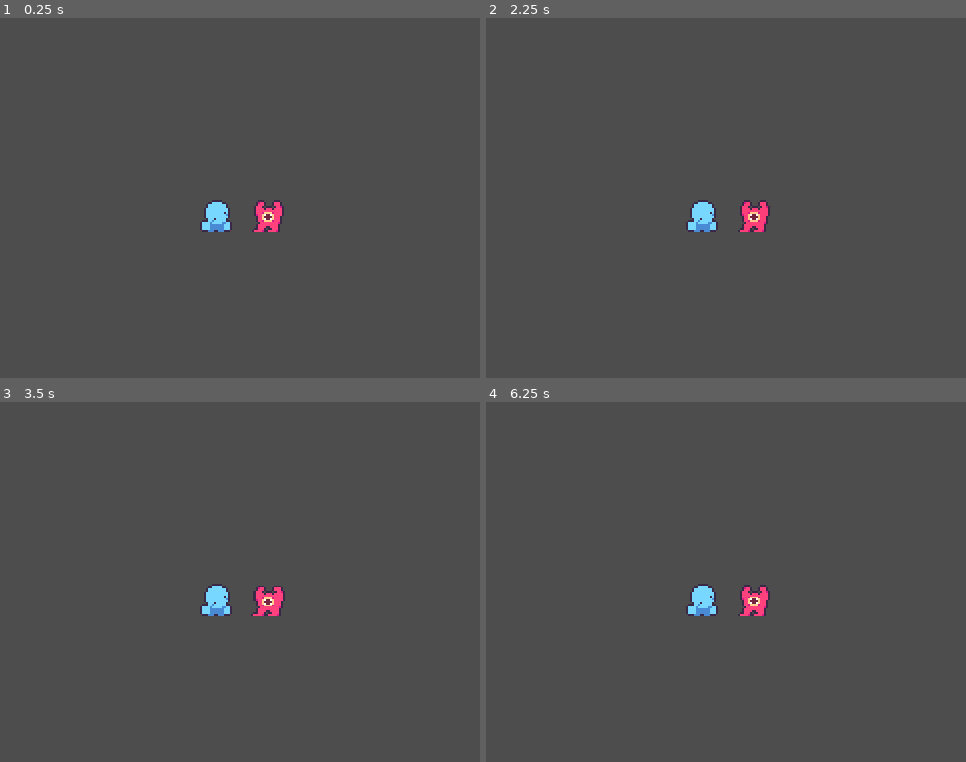
Above: before the commit, frames 1-4 (two rows, left to right).
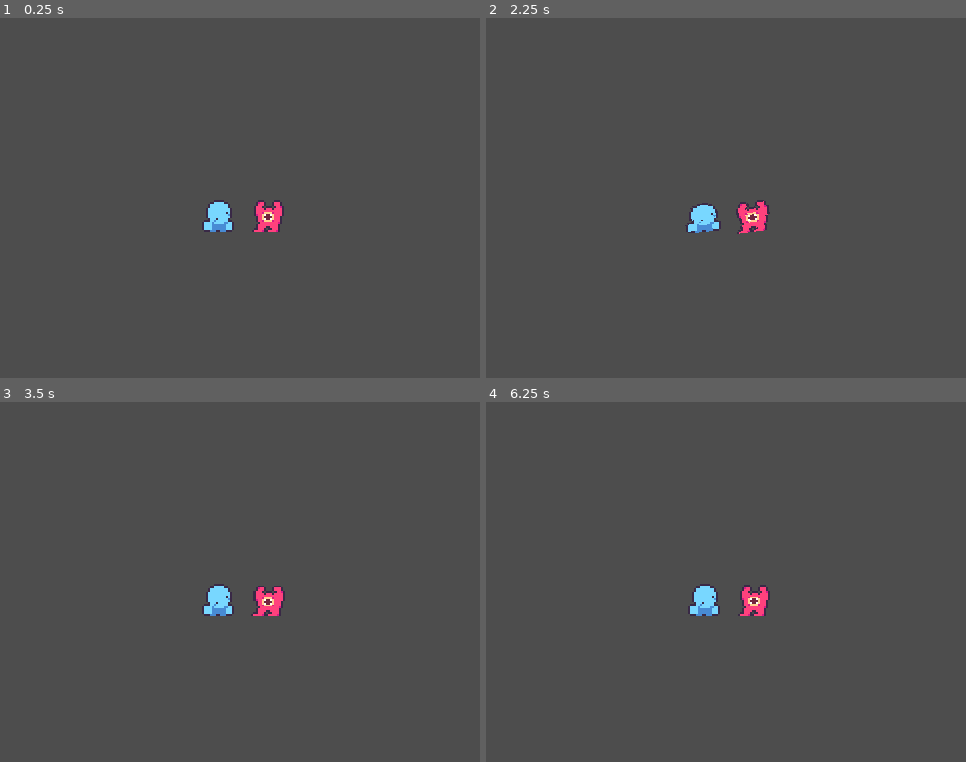
Above: after the commit, the same moments.

Repository: CrazyDany/Zalooping
Game: Godot game, scene res://scenes/DevScene.tscn
The game is run twice, just before and just after one commit, with the same random seed, the same clock (stepped at 60 frames per second) and the same inputs.
Inputs:
- Up to frame 1 (0.25 s): no input
- Up to frame 2 (2.25 s): tap Enter at 0.5 s; tap Space at 2 s
- Up to frame 3 (3.5 s): tap Enter at 2.75 s
- Up to frame 4 (6.25 s): tap Space at 3.5, 5.75 s; tap Enter at 5 s

The runs differ from the first frame. In frame 1, 0.2% of the frame differs, in the area x 41-49%, y 50-60%; in frame 2, 0.5%, in the area x 41-60%, y 50-60%; in frame 3, 0.2%; in frame 4, 0.2%.

Commit message:
Sprite Commit
Added 15 blocks sprites
Improved animations of player and enemy

Diff:
--- a/scenes/DevScene.tscn
+++ b/scenes/DevScene.tscn
@@ -29,21 +29,6 @@
 [sub_resource type="RectangleShape2D" id="RectangleShape2D_wh54w"]
 size = Vector2(11, 7)
 
-[sub_resource type="Animation" id="Animation_3n5q5"]
-resource_name = "idle"
-tracks/0/type = "value"
-tracks/0/imported = false
-tracks/0/enabled = true
-tracks/0/path = NodePath("Sprite2D:scale")
-tracks/0/interp = 1
-tracks/0/loop_wrap = true
-tracks/0/keys = {
-"times": PackedFloat32Array(0, 1),
-"transitions": PackedFloat32Array(1, 0.307786),
-"update": 0,
-"values": [Vector2(1.1, 0.9), Vector2(1, 1)]
-}
-
 [sub_resource type="Animation" id="Animation_eju2h"]
 length = 0.001
 tracks/0/type = "value"
@@ -70,6 +55,18 @@
 "update": 0,
 "values": [0.0]
 }
+tracks/2/type = "value"
+tracks/2/imported = false
+tracks/2/enabled = true
+tracks/2/path = NodePath("Sprite2D:skew")
+tracks/2/interp = 1
+tracks/2/loop_wrap = true
+tracks/2/keys = {
+"times": PackedFloat32Array(0),
+"transitions": PackedFloat32Array(1),
+"update": 0,
+"values": [0.0]
+}
 
 [sub_resource type="Animation" id="Animation_rtbar"]
 resource_name = "attack"
@@ -80,10 +77,10 @@
 tracks/0/interp = 2
 tracks/0/loop_wrap = true
 tracks/0/keys = {
-"times": PackedFloat32Array(0, 0.1),
-"transitions": PackedFloat32Array(1, 1),
-"update": 0,
-"values": [0.560251, 0.0]
+"times": PackedFloat32Array(0, 0.2, 0.533333),
+"transitions": PackedFloat32Array(1, 1, 1),
+"update": 0,
+"values": [0.647908, -0.0458199, 0.0]
 }
 tracks/1/type = "value"
 tracks/1/imported = false
@@ -92,10 +89,37 @@
 tracks/1/interp = 2
 tracks/1/loop_wrap = true
 tracks/1/keys = {
-"times": PackedFloat32Array(0, 0.1),
+"times": PackedFloat32Array(0, 0.196667, 0.366667),
+"transitions": PackedFloat32Array(1, 1, 1),
+"update": 0,
+"values": [Vector2(0.830324, 1.56716), Vector2(1.11827, 0.911904), Vector2(1, 1)]
+}
+tracks/2/type = "value"
+tracks/2/imported = false
+tracks/2/enabled = true
+tracks/2/path = NodePath("Sprite2D:skew")
+tracks/2/interp = 2
+tracks/2/loop_wrap = true
+tracks/2/keys = {
+"times": PackedFloat32Array(0, 0.19734),
 "transitions": PackedFloat32Array(1, 1),
 "update": 0,
-"values": [Vector2(0.9, 1.1), Vector2(1, 1)]
+"values": [0.486947, 0.0]
+}
+
+[sub_resource type="Animation" id="Animation_3n5q5"]
+resource_name = "idle"
+tracks/0/type = "value"
+tracks/0/imported = false
+tracks/0/enabled = true
+tracks/0/path = NodePath("Sprite2D:scale")
+tracks/0/interp = 1
+tracks/0/loop_wrap = true
+tracks/0/keys = {
+"times": PackedFloat32Array(0, 1),
+"transitions": PackedFloat32Array(1, 0.307786),
+"update": 0,
+"values": [Vector2(1.1, 0.9), Vector2(1, 1)]
 }
 
 [sub_resource type="AnimationLibrary" id="AnimationLibrary_rtbar"]
@@ -118,21 +142,6 @@
 [sub_resource type="RectangleShape2D" id="RectangleShape2D_eju2h"]
 size = Vector2(10, 10)
 
-[sub_resource type="Animation" id="Animation_s8o21"]
-resource_name = "idle"
-tracks/0/type = "value"
-tracks/0/imported = false
-tracks/0/enabled = true
-tracks/0/path = NodePath("Sprite2D:scale")
-tracks/0/interp = 1
-tracks/0/loop_wrap = true
-tracks/0/keys = {
-"times": PackedFloat32Array(0, 0.433333, 0.566667, 1),
-"transitions": PackedFloat32Array(1, 1, 1, 1),
-"update": 0,
-"values": [Vector2(1, 1), Vector2(1.05, 0.95), Vector2(1.05, 0.95), Vector2(1, 1)]
-}
-
 [sub_resource type="Animation" id="Animation_20uoo"]
 length = 0.001
 tracks/0/type = "value"
@@ -171,6 +180,18 @@
 "update": 0,
 "values": [0.0]
 }
+tracks/3/type = "value"
+tracks/3/imported = false
+tracks/3/enabled = true
+tracks/3/path = NodePath("Sprite2D:rotation")
+tracks/3/interp = 1
+tracks/3/loop_wrap = true
+tracks/3/keys = {
+"times": PackedFloat32Array(0),
+"transitions": PackedFloat32Array(1),
+"update": 0,
+"values": [0.0]
+}
 
 [sub_resource type="Animation" id="Animation_q2byh"]
 resource_name = "hurt"
@@ -178,25 +199,64 @@
 tracks/0/imported = false
 tracks/0/enabled = true
 tracks/0/path = NodePath("Sprite2D:self_modulate")
-tracks/0/interp = 1
-tracks/0/loop_wrap = true
-tracks/0/keys = {
-"times": PackedFloat32Array(0, 0.05, 0.25),
-"transitions": PackedFloat32Array(1, 1, 1),
-"update": 0,
-"values": [Color(1, 1, 1, 1), Color(0.955922, 0.425058, 0.50203, 1), Color(1, 1, 1, 1)]
+tracks/0/interp = 2
+tracks/0/loop_wrap = true
+tracks/0/keys = {
+"times": PackedFloat32Array(0, 0.25),
+"transitions": PackedFloat32Array(1, 1),
+"update": 0,
+"values": [Color(0.955922, 0.425058, 0.50203, 1), Color(1, 1, 1, 1)]
 }
 tracks/1/type = "value"
 tracks/1/imported = false
 tracks/1/enabled = true
 tracks/1/path = NodePath("Sprite2D:skew")
-tracks/1/interp = 1
+tracks/1/interp = 2
 tracks/1/loop_wrap = true
 tracks/1/keys = {
-"times": PackedFloat32Array(0, 0.05, 0.125),
+"times": PackedFloat32Array(0, 0.233333),
+"transitions": PackedFloat32Array(1, 1),
+"update": 0,
+"values": [0.102974, 0.0]
+}
+tracks/2/type = "value"
+tracks/2/imported = false
+tracks/2/enabled = true
+tracks/2/path = NodePath("Sprite2D:rotation")
+tracks/2/interp = 2
+tracks/2/loop_wrap = true
+tracks/2/keys = {
+"times": PackedFloat32Array(0, 0.233333, 0.5),
 "transitions": PackedFloat32Array(1, 1, 1),
 "update": 0,
-"values": [0.0, 0.279253, 0.0]
+"values": [0.291488, -0.126055, 0.0]
+}
+tracks/3/type = "value"
+tracks/3/imported = false
+tracks/3/enabled = true
+tracks/3/path = NodePath("Sprite2D:scale")
+tracks/3/interp = 2
+tracks/3/loop_wrap = true
+tracks/3/keys = {
+"times": PackedFloat32Array(0, 0.333333, 0.5),
+"transitions": PackedFloat32Array(1, 1, 1),
+"update": 0,
+"values": [Vector2(0.823818, 1.41352), Vector2(1.15974, 0.84252), Vector2(1, 1)]
+}
+
+[sub_resource type="Animation" id="Animation_s8o21"]
+resource_name = "idle"
+tracks/0/type = "value"
+tracks/0/imported = false
+tracks/0/enabled = true
+tracks/0/path = NodePath("Sprite2D:scale")
+tracks/0/interp = 1
+tracks/0/loop_wrap = true
+tracks/0/keys = {
+"times": PackedFloat32Array(0, 0.433333, 0.566667, 1),
+"transitions": PackedFloat32Array(1, 1, 1, 1),
+"update": 0,
+"values": [Vector2(1, 1), Vector2(1.05, 0.95), Vector2(1.05, 0.95), Vector2(1, 1)]
 }
 
 [sub_resource type="AnimationLibrary" id="AnimationLibrary_q2byh"]
@@ -224,6 +284,7 @@
 metadata/_custom_type_script = "uid://hvlxna0wqah0"
 
 [node name="Sprite2D" type="Sprite2D" parent="Entities/Player"]
+position = Vector2(1, 1.35899e-05)
 texture = ExtResource("4_cpykq")
 offset = Vector2(0, -8)
 
Binary file added: assets/9-patch.png
Binary file added: assets/block_1.png
Binary file added: assets/block_10.png
Binary file added: assets/block_11.png
Binary file added: assets/block_12.png
Binary file added: assets/block_13.png
Binary file added: assets/block_14.png
Binary file added: assets/block_15.png
Binary file added: assets/block_2.png
Binary file added: assets/block_3.png
Binary file added: assets/block_4.png
Binary file added: assets/block_5.png
(and 4 more such lines)
